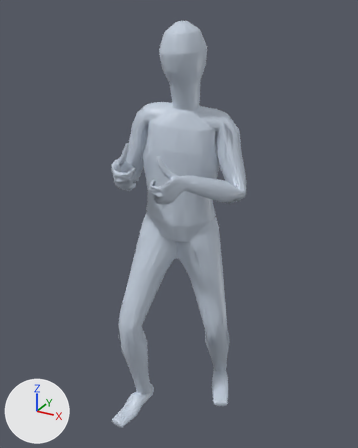
The glTF model app/assets/anims/Base/hit_light_right.glb as it was, and as the next commit left it.
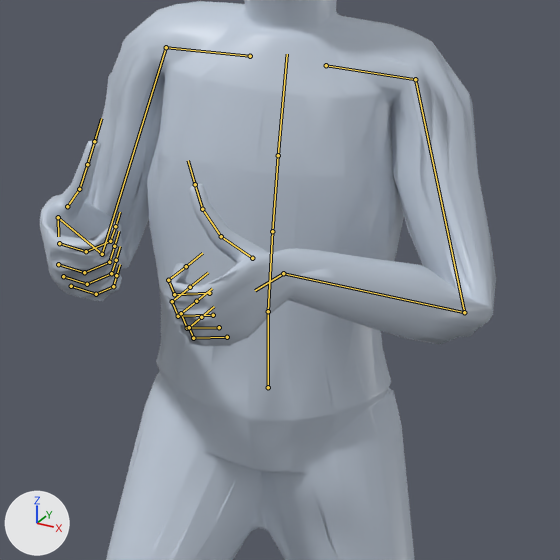
Each version is shown whole from a 50 mm camera at (0.944, -1.711, 1.78) aimed at (0.02, -0.03, 0.94), then close up on the part from 28% to 74% of the width and 23% to 60% of the height. Lighting does not change. The marker at lower left points along +X, +Y and +Z. The older version's two pictures come first. Both versions are drawn at frame 8 of the action 'Animation'; the numbers are the values there. The bones that change, and the others that lie on the model, are drawn over the model as lines in the close-ups.

In view in the first close-up: 'Body_human_male'.
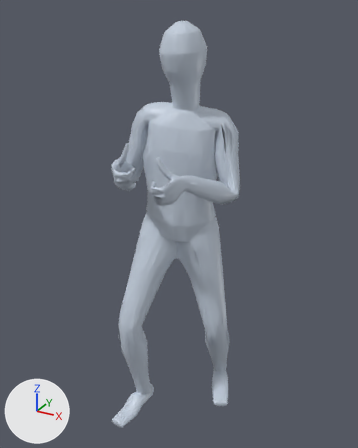
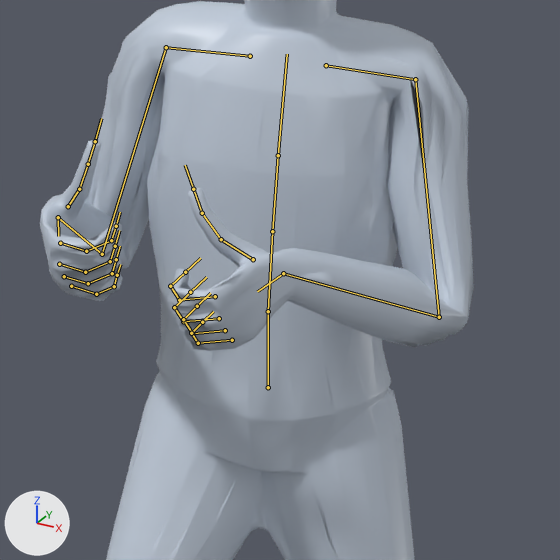
What differs and where, as boxes [x1, y1, x2, y2] in the close-ups (560 x 560 px):
'Body_human_male', posed
    before: [40, 0, 496, 560]
    after: [40, 0, 474, 560]
bone 'mixamorig:LeftArm', root to tip
    before: (415, 79) to (464, 312)
    after: (415, 79) to (439, 317)
bone 'mixamorig:LeftHand', root to tip
    before: (283, 273) to (255, 290)
    after: (283, 273) to (257, 291)

What the commit changed:
Bone 'mixamorig:LeftArm' (bone_mixamorig_leftarm) turns from (-58, -9, -34) to (-67, -12, -28) degrees about its own x, y and z.
Bone 'mixamorig:LeftHand' (bone_mixamorig_lefthand) turns from (-17, -29, 42) to (-13, -19, 43) degrees about its own x, y and z.
